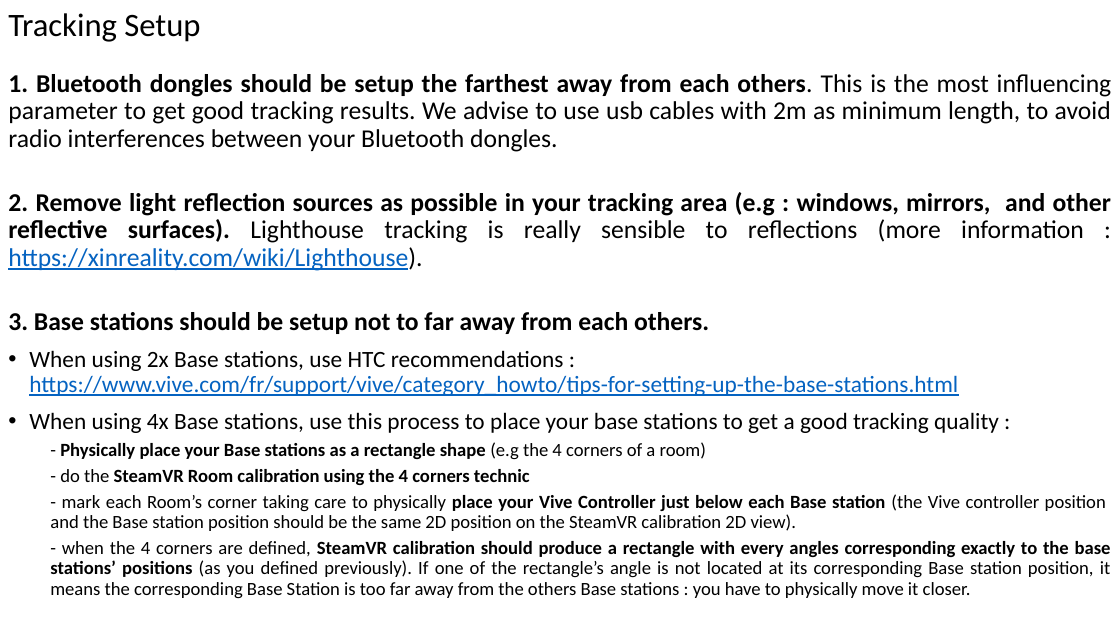
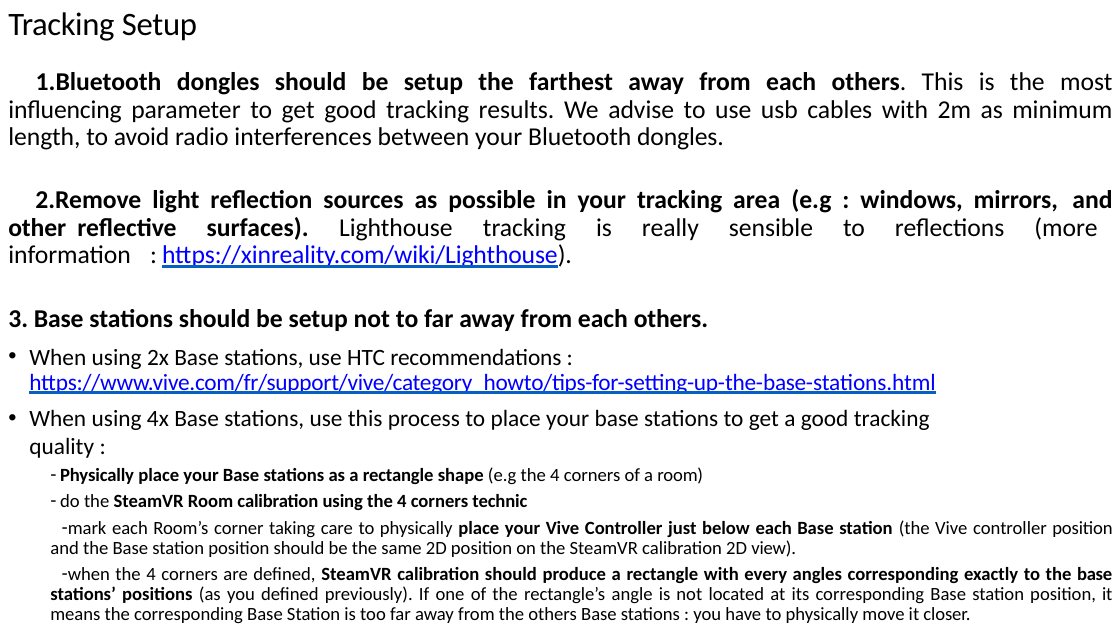
Before and after one commit to ebadier/ViveTrackers, a slide deck: slide 10 of Doc/ViveTrackersDocumentation.pptx. Drawn at 1120x630 pixels with LibreOffice and Linux fonts; fonts in the diff are those of the drawing. Boxes give left, top, right and bottom in pixels: in the first picture for what was removed or moved away, otherwise in the second. Text is boxed around its words. In the diff, an @@ line names an element or a change of style, - is before the commit and + after.

```diff
--- a/Doc/ViveTrackersDocumentation.pptx
+++ b/Doc/ViveTrackersDocumentation.pptx
@@ title "Tracking Setup" at [8, 12, 197, 41]: letter spacing 0 to -0.3 pt in "Tracking"; letter spacing 0 to -0.2 pt in "Setup"; indent changed @@
@@ text at [8, 72, 1112, 331]: text changed @@
-1. Bluetooth dongles should be setup the farthest away from each others. This is the most influencing parameter to get good tracking results. We advise to use usb cables with 2m as minimum length, to avoid radio interferences between your Bluetooth dongles.
-2. Remove light reflection sources as possible in your tracking area (e.g : windows, mirrors, and other reflective surfaces). Lighthouse tracking is really sensible to reflections (more information : https://xinreality.com/wiki/Lighthouse).
-3. Base stations should be setup not to far away from each others.
+1. Bluetooth dongles should be setup the farthest away from each others. This is the most influencing parameter to get good tracking results. We advise to use usb cables with 2m as minimum length, to avoid radio interferences between your Bluetooth dongles.
+2. Remove light reflection sources as possible in your tracking area (e.g : windows, mirrors, and other reflective surfaces). Lighthouse tracking is really sensible to reflections (more information : https://xinreality.com/wiki/Lighthouse).
+3. Base stations should be setup not to far away from each others.
@@ text at [29, 348, 935, 458]: text colour #0563C1 to #0000FF, letter spacing 0 to -0.2 pt, letter spacing 0 to -0.3 pt in "https://www.vive.com/fr/support/vive/category_howto/tips-for ..."; letter spacing 0 to -0.1 pt in "stations, recommendations https://www.vive.com/fr/support/vi ..."; letter spacing 0 to -0.5 pt in ":", ":"; list level 1 to 2 in "When using 2x Base stations, ..."; line spacing 0.9 to 21.5pt; list level 1 to 2 in "When using 4x Base stations, ..."; line spacing 0.9 to 1 @@
@@ text at [50, 467, 1112, 624]: text changed @@
-  - Physically place your Base stations as a rectangle shape (e.g the 4 corners of a room)
-  - do the SteamVR Room calibration using the 4 corners technic
-  - mark each Room’s corner taking care to physically place your Vive Controller just below each Base station (the Vive controller position and the Base station position should be the same 2D position on the SteamVR calibration 2D view).
-  - when the 4 corners are defined, SteamVR calibration should produce a rectangle with every angles corresponding exactly to the base stations’ positions (as you defined previously). If one of the rectangle’s angle is not located at its corresponding Base station position, it means the corresponding Base Station is too far away from the others Base stations : you have to physically move it closer.
+    – Physically place your Base stations as a rectangle shape (e.g the 4 corners of a room)
+    – do the SteamVR Room calibration using the 4 corners technic
+    – mark each Room’s corner taking care to physically place your Vive Controller just below each Base station (the Vive controller position and the Base station position should be the same 2D position on the SteamVR calibration 2D view).
+    – when the 4 corners are defined, SteamVR calibration should produce a rectangle with every angles corresponding exactly to the base stations’ positions (as you defined previously). If one of the rectangle’s angle is not located at its corresponding Base station position, it means the corresponding Base Station is too far away from the others Base stations : you have to physically move it closer.
```
Also in this commit, not shown: 11 other slides changed, 1 other file.
